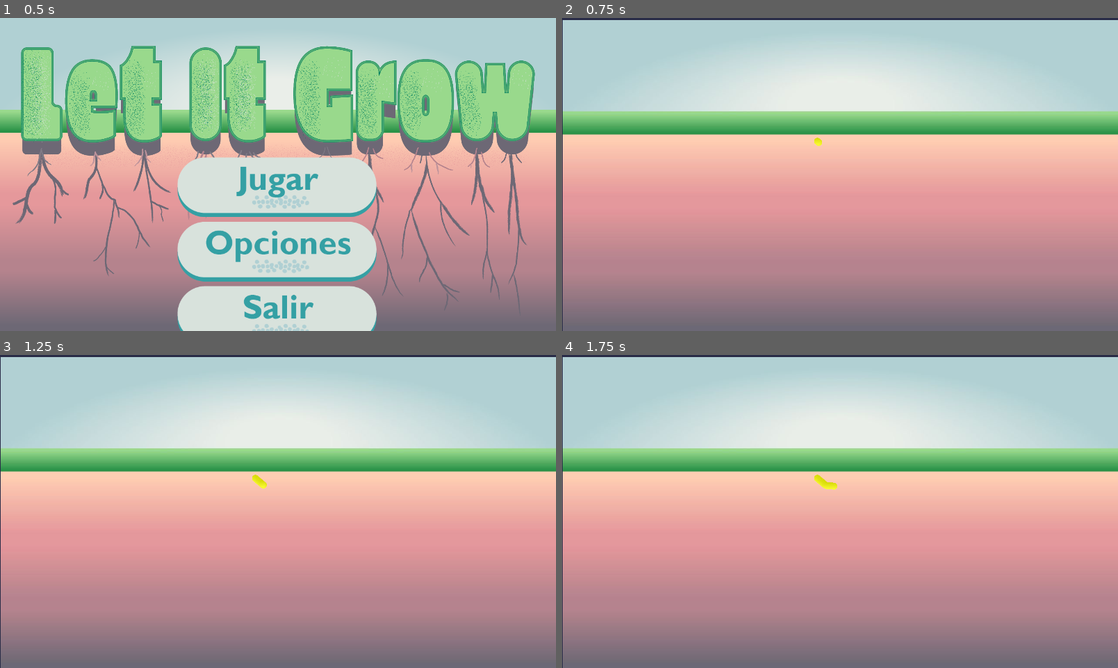
Above: before the commit, frames 1-4 (two rows, left to right).
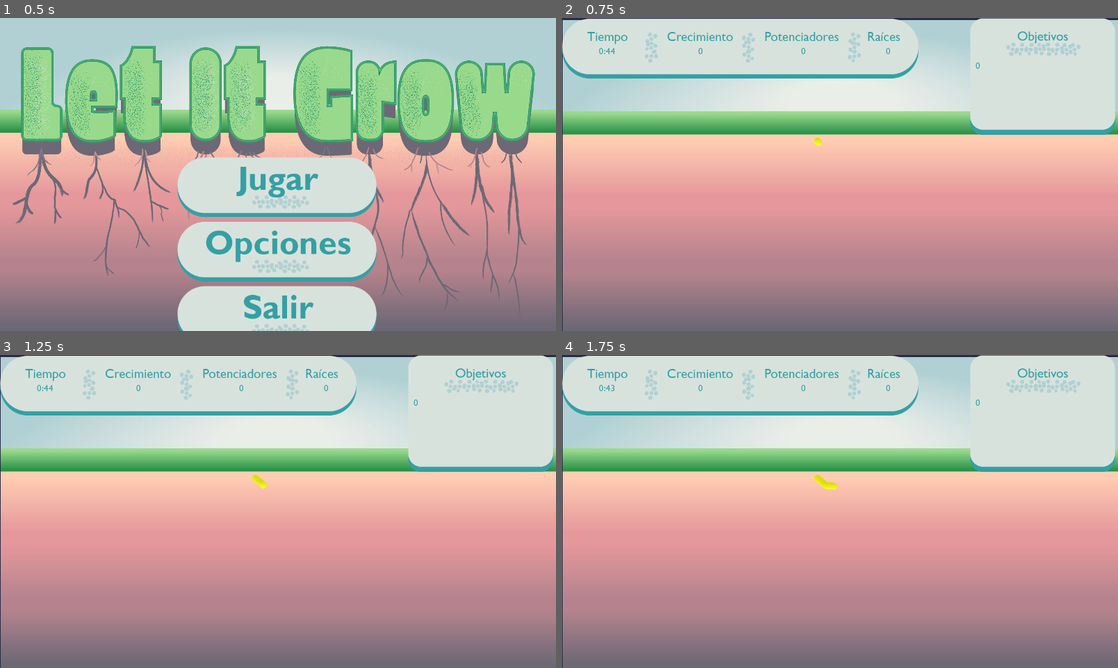
Above: after the commit, the same moments.

Repository: RootsGame/RootGame
Game: Godot game, scene res://Menu.tscn
Two runs of this game, one before a commit and one after it. Both use one fixed random seed, a clock stepped at 60 frames per second and the inputs below.
Inputs (mouse positions are in pixels of both pictures, inside the frame that each line leads up to):
- Up to frame 1 (0.5 s): no input
- Up to frame 2 (0.75 s): click (840, 187) at 0.5 s
- Up to frame 3 (1.25 s): no input
- Up to frame 4 (1.75 s): tap Enter at 1.25 s; move the mouse to (962, 495) at 1.27 s; press the mouse at (962, 495) at 1.28 s

Frame 1 is identical in both runs. In frame 2, 16% of the frame differs, in the area x 0-100%, y 0-38%; in frame 3, 16%; in frame 4, 16%.

Commit message:
music and ui final touch

Diff:
--- a/HUD.gd
+++ b/HUD.gd
@@ -4,20 +4,31 @@
 var growth = 0
 var roots = 0
 var powerups = 0
-var time = 0
 var goals = 0
+var time = 45
 
-
+onready var timer = get_node("TimeToAchieveGoals")
 
 # Called when the node enters the scene tree for the first time.
 func _ready():
-	$TextureRect/RemainingTime.text = String(time)
+	timer.set_wait_time(time)
+	timer.start()
+	$BGMusic.play()
 	$TextureRect/ActiveRoots.text = String(roots)
 	$TextureRect/GrowingCm.text = String(growth)
 	$TextureRect/PowerUpsCollected.text = String(powerups)
 	$TextureRect2/Label.text = String(goals)
 
+func _process(delta):
+	$TextureRect/RemainingTime.text = "%d:%02d" % [floor($TimeToAchieveGoals.time_left / 60), int($TimeToAchieveGoals.time_left) % 60]
+
+
+
 
 # Called every frame. 'delta' is the elapsed time since the previous frame.
 #func _process(delta):
 #	pass
+
+
+func _on_TimeToAchieveGoals_timeout():
+	get_tree().change_scene("res://ResultsMenu.tscn")
--- a/HUD.tscn
+++ b/HUD.tscn
@@ -1,9 +1,10 @@
-[gd_scene load_steps=10 format=2]
+[gd_scene load_steps=11 format=2]
 
 [ext_resource path="res://Assests/images/menusuperiorizsintext.png" type="Texture" id=1]
 [ext_resource path="res://Assests/images/menusuperiordersintext (1).png" type="Texture" id=2]
 [ext_resource path="res://HUD.gd" type="Script" id=3]
 [ext_resource path="res://Assests/Fonts/2885-font.ttf" type="DynamicFontData" id=4]
+[ext_resource path="res://Assests/Music/3. Deep Whispering.wav" type="AudioStream" id=5]
 
 [sub_resource type="DynamicFont" id=1]
 size = 22
@@ -82,3 +83,10 @@
 custom_colors/font_color = Color( 0.203922, 0.627451, 0.643137, 1 )
 custom_fonts/font = SubResource( 5 )
 align = 1
+
+[node name="TimeToAchieveGoals" type="Timer" parent="."]
+
+[node name="BGMusic" type="AudioStreamPlayer" parent="."]
+stream = ExtResource( 5 )
+
+[connection signal="timeout" from="TimeToAchieveGoals" to="." method="_on_TimeToAchieveGoals_timeout"]
--- a/Menu.tscn
+++ b/Menu.tscn
@@ -31,7 +31,7 @@
 alignment = 1
 
 [node name="SelectLevelButton" type="Button" parent="TextureRect/VBoxContainer3"]
-margin_right = 597.0
+margin_right = 596.0
 margin_bottom = 144.0
 rect_clip_content = true
 size_flags_vertical = 0
@@ -41,7 +41,7 @@
 
 [node name="Options" type="Button" parent="TextureRect/VBoxContainer3"]
 margin_top = 148.0
-margin_right = 597.0
+margin_right = 596.0
 margin_bottom = 292.0
 rect_clip_content = true
 icon = ExtResource( 4 )
@@ -50,7 +50,7 @@
 
 [node name="ExitButton" type="Button" parent="TextureRect/VBoxContainer3"]
 margin_top = 296.0
-margin_right = 597.0
+margin_right = 596.0
 margin_bottom = 440.0
 rect_clip_content = true
 icon = ExtResource( 5 )
--- a/Menu/Menu.gd
+++ b/Menu/Menu.gd
@@ -1,15 +1,15 @@
 extends Control
-
 
 # Declare member variables here. Examples:
 # var a = 2
 # var b = "text"
+func _ready():
+	if not MenuMusic.playing:
+		MenuMusic.play()
 
 
 # Called when the node enters the scene tree for the first time.
-func _ready():
-	#$VBoxContainer/SelectLevelButton.grab_focus()
-	pass
+
 
 
 # Called every frame. 'delta' is the elapsed time since the previous frame.
@@ -18,6 +18,7 @@
 
 
 func _on_SelectLevelButton_pressed():
+	MenuMusic.stop()
 	get_tree().change_scene("res://level.tscn")
 
 
--- /dev/null
+++ b/MenuMusic.tscn
@@ -0,0 +1,6 @@
+[gd_scene load_steps=2 format=2]
+
+[ext_resource path="res://Assests/Music/1. Woodland Entrance.wav" type="AudioStream" id=1]
+
+[node name="AudioStreamPlayer" type="AudioStreamPlayer"]
+stream = ExtResource( 1 )
--- /dev/null
+++ b/ResultsMenu.gd
@@ -0,0 +1,18 @@
+extends Control
+
+
+# Declare member variables here. Examples:
+# var a = 2
+# var b = "text"
+
+
+# Called when the node enters the scene tree for the first time.
+func _ready():
+	$BGMusic.play()
+
+
+func _on_Button_pressed():
+	get_tree().change_scene("res://Menu.tscn")
+
+func _on_SelectLevelButton_pressed():
+	get_tree().change_scene("res://level.tscn")
--- /dev/null
+++ b/ResultsMenu.tscn
@@ -0,0 +1,46 @@
+[gd_scene load_steps=6 format=2]
+
+[ext_resource path="res://Assests/images/fondoresultados.png" type="Texture" id=1]
+[ext_resource path="res://Assests/images/bntjugar.png" type="Texture" id=2]
+[ext_resource path="res://Assests/images/bntmenu.png" type="Texture" id=3]
+[ext_resource path="res://ResultsMenu.gd" type="Script" id=4]
+[ext_resource path="res://Assests/Music/5. Peaceful Night.wav" type="AudioStream" id=5]
+
+[node name="Control" type="Control"]
+anchor_right = 1.0
+anchor_bottom = 1.0
+script = ExtResource( 4 )
+
+[node name="TextureRect" type="TextureRect" parent="."]
+anchor_right = 1.0
+anchor_bottom = 1.0
+rect_pivot_offset = Vector2( -1364, -204 )
+texture = ExtResource( 1 )
+expand = true
+
+[node name="SelectLevelButton" type="Button" parent="TextureRect"]
+margin_left = 21.0
+margin_top = 614.0
+margin_right = 243.0
+margin_bottom = 722.0
+rect_clip_content = true
+size_flags_vertical = 0
+icon = ExtResource( 2 )
+flat = true
+icon_align = 1
+expand_icon = true
+
+[node name="Button" type="Button" parent="TextureRect"]
+margin_left = 1024.0
+margin_top = 620.0
+margin_right = 1247.0
+margin_bottom = 714.0
+icon = ExtResource( 3 )
+flat = true
+expand_icon = true
+
+[node name="BGMusic" type="AudioStreamPlayer" parent="."]
+stream = ExtResource( 5 )
+
+[connection signal="pressed" from="TextureRect/SelectLevelButton" to="." method="_on_SelectLevelButton_pressed"]
+[connection signal="pressed" from="TextureRect/Button" to="." method="_on_Button_pressed"]
--- a/level.tscn
+++ b/level.tscn
@@ -1,13 +1,10 @@
-
-[gd_scene load_steps=7 format=2]
-
+[gd_scene load_steps=8 format=2]
 
 [ext_resource path="res://Assests/images/fondotierradegradado.jpg" type="Texture" id=1]
 [ext_resource path="res://Assests/images/yellowRoot.png" type="Texture" id=2]
 [ext_resource path="res://Level/navigation.gd" type="Script" id=3]
-
 [ext_resource path="res://Character.gd" type="Script" id=4]
-
+[ext_resource path="res://HUD.tscn" type="PackedScene" id=5]
 
 [sub_resource type="NavigationPolygon" id=1]
 vertices = PoolVector2Array( 1278, 262, 1278, 722, 0, 723, 2, 261 )
@@ -47,7 +44,6 @@
 position = Vector2( 585, 278 )
 scale = Vector2( 0.5, 0.5 )
 texture = ExtResource( 2 )
-
 script = ExtResource( 4 )
 
 [node name="EndRoute" type="Path2D" parent="."]
@@ -56,3 +52,5 @@
 [node name="PathFollow2D" type="PathFollow2D" parent="EndRoute"]
 position = Vector2( 9, 695 )
 rotation = 0.00238396
+
+[node name="HUD" parent="." instance=ExtResource( 5 )]
--- a/project.godot
+++ b/project.godot
@@ -14,6 +14,10 @@
 config/description="Game for Madrid GameJam"
 run/main_scene="res://Menu.tscn"
 boot_splash/image="res://Assests/images/potenciadorsupernutrienteazul.png"
+
+[autoload]
+
+MenuMusic="*res://MenuMusic.tscn"
 
 [display]
 
Not shown, added: Assests/Music/1. Woodland Entrance.wav.import
Not shown, added: Assests/Music/3. Deep Whispering.wav.import
Not shown, added: Assests/Music/5. Peaceful Night.wav.import
Binary file added: Assests/images/fondoresultados.png
Not shown, added: Assests/images/fondoresultados.png.import
Binary file added: potenciadorsupernutrienteamarillo.png
Not shown, added: potenciadorsupernutrienteamarillo.png.import
Binary file added: potenciadorsupernutrienteazul.png
Not shown, added: potenciadorsupernutrienteazul.png.import
Binary file added: potenciadorsupernutrienterosa.png
Not shown, added: potenciadorsupernutrienterosa.png.import
Not shown, added: Assests/Music/1. Woodland Entrance.wav
(and 2 more such lines)
